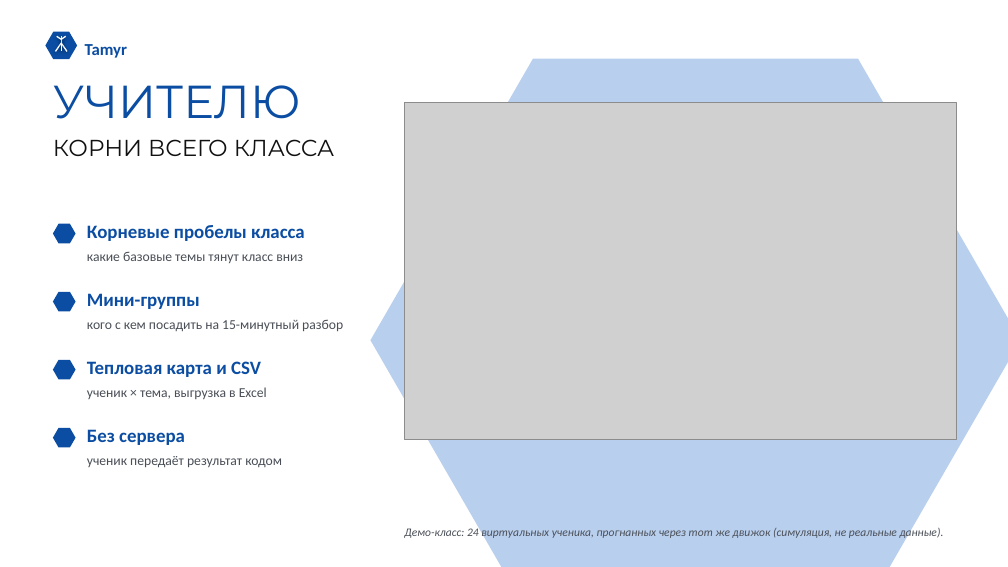
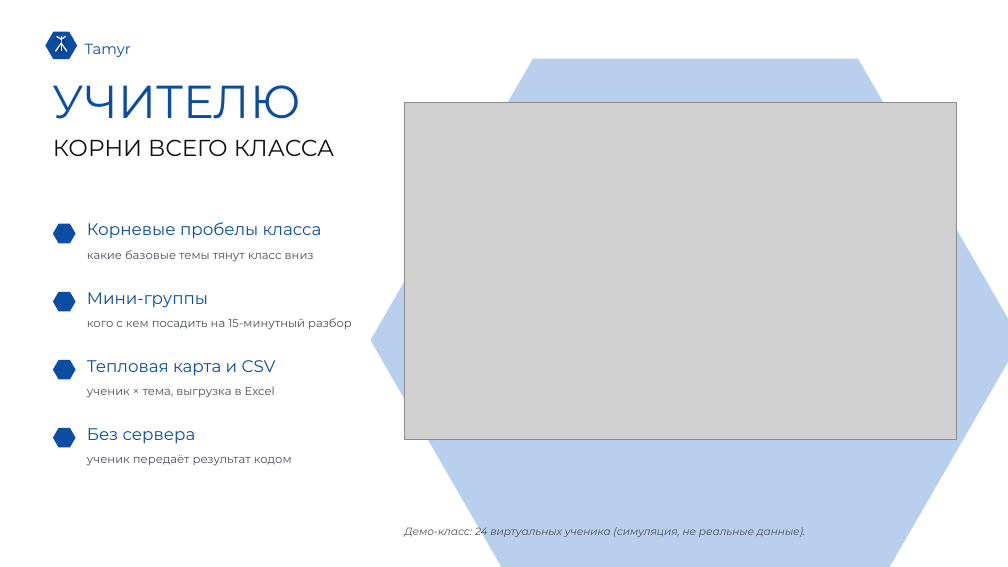
Before and after one commit to sas1k00/hackathonchik, a slide deck: slide 7 of docs/Tamyr_VentureHack2026.pptx. Drawn at 1008x567 pixels with LibreOffice and Linux fonts; fonts in the diff are those of the drawing; grey boxes stand for pictures. Boxes give left, top, right and bottom in pixels: in the first picture for what was removed or moved away, otherwise in the second. Text is boxed around its words. In the diff, an @@ line names an element or a change of style, - is before the commit and + after.

```diff
--- a/docs/Tamyr_VentureHack2026.pptx
+++ b/docs/Tamyr_VentureHack2026.pptx
@@ text "Tamyr" at (x1=85, y1=43, x2=131, y2=57): size 16 to 14 pt, font Calibri to Montserrat, bold off @@
@@ size 18 to 16 pt, font Calibri to Montserrat, bold off in 4 elements at (x1=87, y1=222, x2=322, y2=239), (x1=87, y1=292, x2=208, y2=308), (x1=87, y1=360, x2=276, y2=376), (x1=87, y1=428, x2=196, y2=444) @@
@@ size 13 to 11 pt, font Calibri to Montserrat in 4 elements at (x1=87, y1=250, x2=314, y2=261), (x1=87, y1=318, x2=352, y2=330), (x1=87, y1=386, x2=275, y2=397), (x1=87, y1=455, x2=292, y2=466) @@
@@ text at (x1=404, y1=525, x2=806, y2=538): text changed; size 11 to 10 pt; font Calibri to Montserrat @@
-Демо-класс: 24 виртуальных ученика, прогнанных через тот же движок (симуляция, не реальные данные).
+Демо-класс: 24 виртуальных ученика (симуляция, не реальные данные).
```
Also in this commit, not shown: 10 other slides changed, 1 other file.
